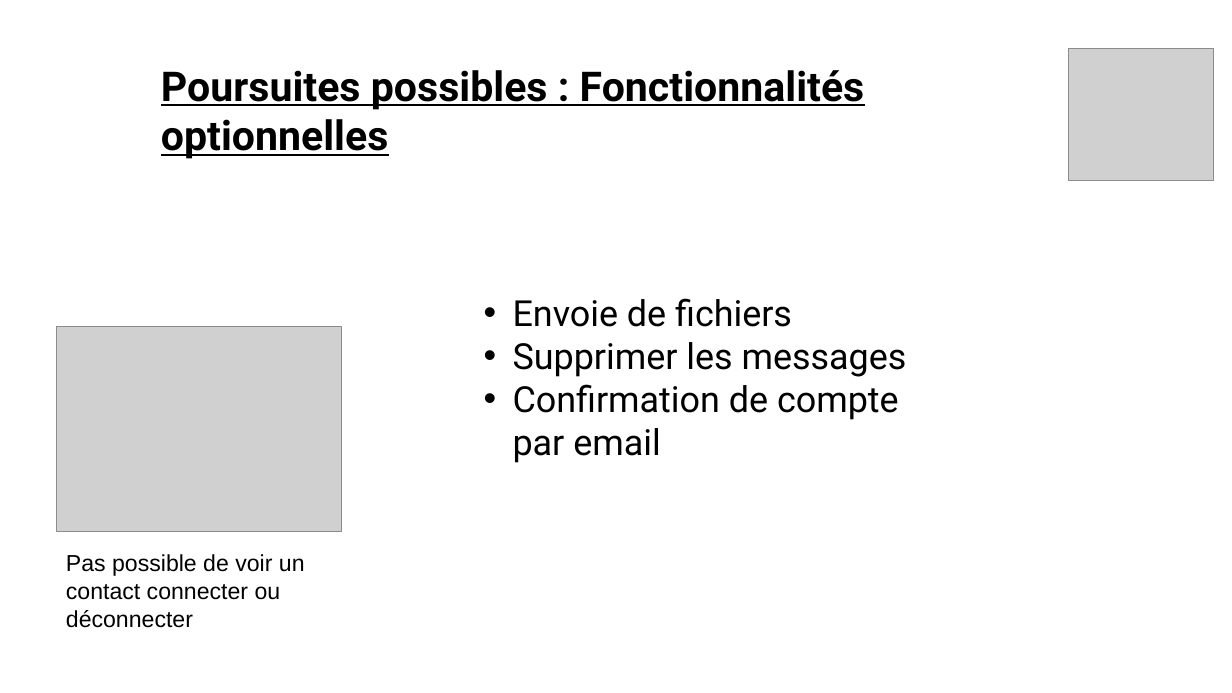
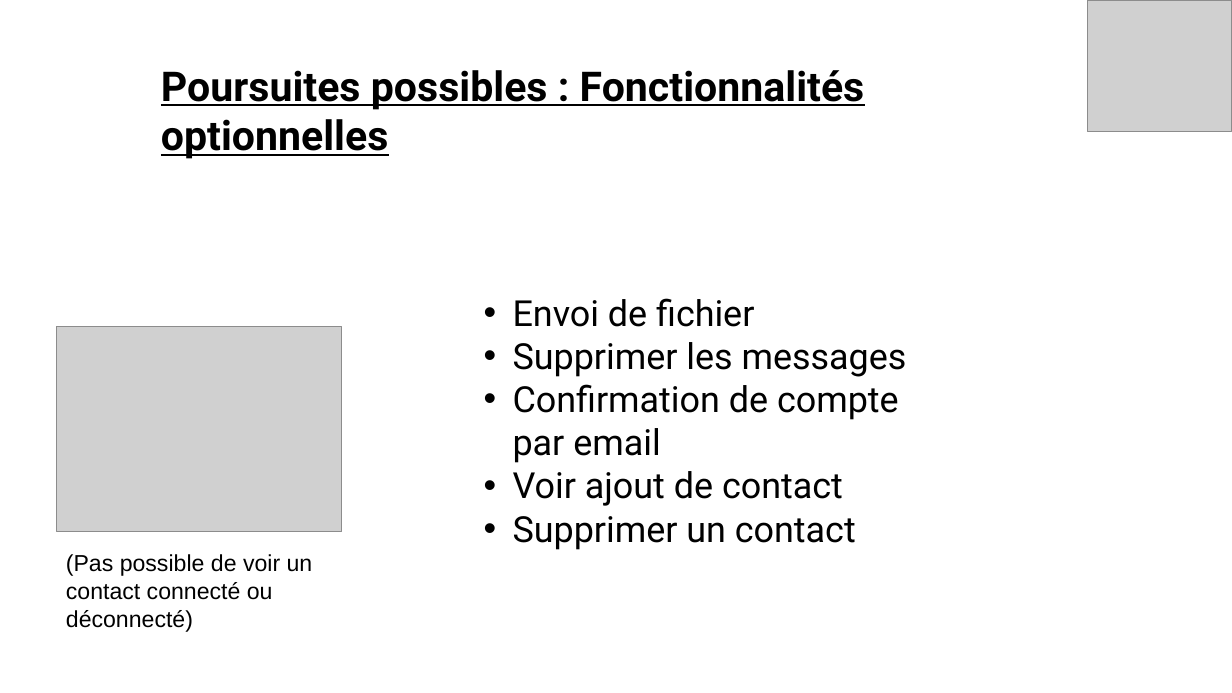
Before and after one commit to vento11b/mini-projet2, a slide deck: slide 12 of Présentation/TOKI.pptx (slide 8 before the commit). Drawn at 1232x693 pixels with LibreOffice and Linux fonts; fonts in the diff are those of the drawing; grey boxes stand for pictures. Boxes give left, top, right and bottom in pixels: in the first picture for what was removed or moved away, otherwise in the second. Text is boxed around its words. In the diff, an @@ line names an element or a change of style, - is before the commit and + after.

```diff
--- a/Présentation/TOKI.pptx
+++ b/Présentation/TOKI.pptx
@@ picture: place and size @@
-picture at (1069,49,1214,181)
+picture at (1088,0,1232,132)
@@ text at (513,298,754,327): text changed @@
-• Envoie de fichiers
+• Envoi de fichier
@@ text at (513,471,856,550): paragraphs added @@
+• Voir ajout de contact
+• Supprimer un contact
@@ text at (66,554,313,632): text changed @@
-Pas possible de voir un contact connecter ou déconnecter
+(Pas possible de voir un contact connecté ou déconnecté)
```
Also in this commit, not shown: 6 other slides changed, 5 slides added, 1 slide removed, 1 other file.
